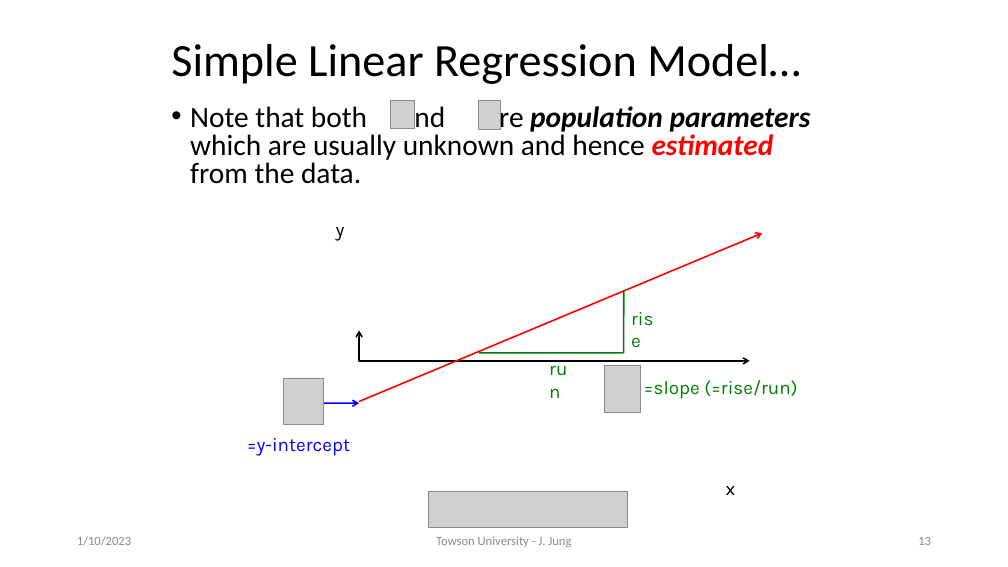
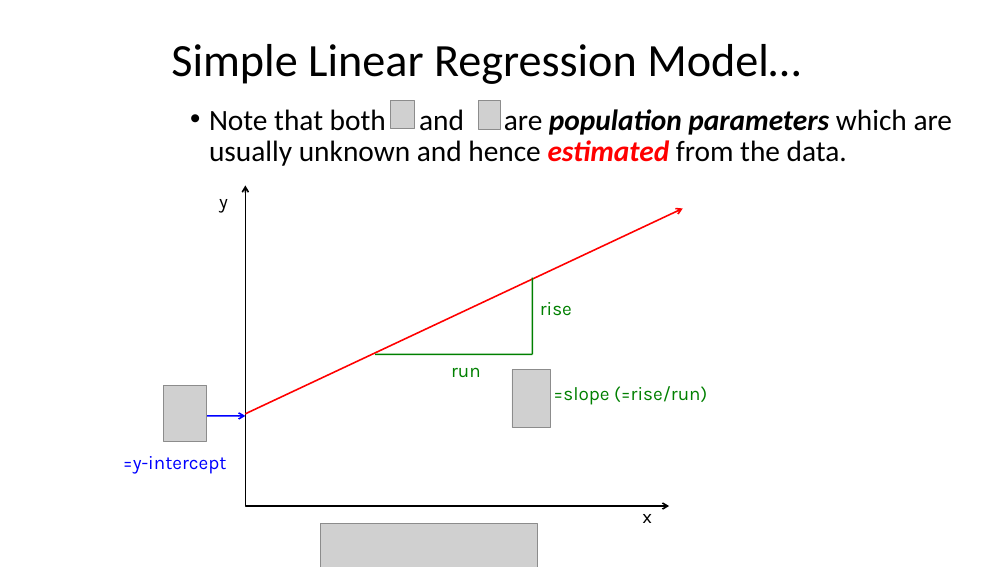
Before and after one commit to motazsaad/Math-Statistics-DataScience, a slide deck: slide 17 of slides/Linear Regerssion.pptx (slide 13 before the commit). Drawn at 1008x567 pixels with LibreOffice and Linux fonts; fonts in the diff are those of the drawing; grey boxes stand for pictures. Boxes give left, top, right and bottom in pixels: in the first picture for what was removed or moved away, otherwise in the second. Text is boxed around its words. In the diff, an @@ line names an element or a change of style, - is before the commit and + after.

Commit message:
update slides

```diff
--- a/slides/Linear Regerssion.pptx
+++ b/slides/Linear Regerssion.pptx
@@ text "Note that both and are ...": place and size @@
-text "Note that both and are ..." at (190, 102, 811, 184)
+text "Note that both and are ..." at (209, 109, 953, 166)
@@ text "Note that both and are ..." at (209, 109, 953, 166): line spacing 0.8 to 0.9 @@
@@ alignment left to centre in 6 elements at (553, 386, 707, 405), (540, 302, 572, 316), (451, 367, 481, 377), (642, 506, 652, 523), (123, 456, 227, 474), (219, 199, 228, 213) @@
@@ text "y": place and size @@
-text "y" at (336, 227, 345, 241)
+text "y" at (219, 199, 228, 213)
@@ arrow moved from (359, 402) - (762, 233) to (246, 414) - (683, 209) @@
@@ freeform shape: place and size @@
-freeform shape at (359, 330, 750, 361)
+freeform shape at (246, 185, 670, 506)
@@ text "rise": place and size @@
-text "rise" at (704, 380, 797, 396)
+text "rise" at (540, 302, 572, 316)
@@ line moved from (624, 353) - (624, 290) to (532, 355) - (532, 278) @@
@@ line moved from (479, 353) - (624, 353) to (375, 355) - (532, 355) @@
@@ text "run": place and size @@
-text "run" at (704, 380, 797, 396)
+text "run" at (451, 367, 481, 377)
@@ picture: place and size @@
-picture at (284, 378, 324, 424)
+picture at (163, 385, 206, 442)
@@ picture: place and size @@
-picture at (605, 365, 640, 412)
+picture at (512, 370, 551, 427)
@@ text "=slope (=rise/run)": place and size @@
-text "=slope (=rise/run)" at (644, 381, 700, 399)
+text "=slope (=rise/run)" at (553, 386, 707, 405)
@@ arrow moved from (321, 403) - (359, 403) to (204, 416) - (246, 416) @@
@@ text "=y-intercept": place and size @@
-text "=y-intercept" at (247, 438, 351, 456)
+text "=y-intercept" at (123, 456, 227, 474)
@@ text "x": place and size @@
-text "x" at (726, 486, 736, 495)
+text "x" at (642, 506, 652, 523)
@@ text removed at (77, 536, 131, 546) @@
-1/10/2023
@@ picture: place and size @@
-picture at (429, 492, 628, 527)
+picture at (321, 523, 537, 567)
@@ text removed at (436, 536, 571, 547) @@
-Towson University - J. Jung
@@ page number removed at (918, 537, 931, 545) @@
-13
```
Also in this commit, not shown: 31 other slides changed, 6 slides added, 3 slides removed, 1 other file.
